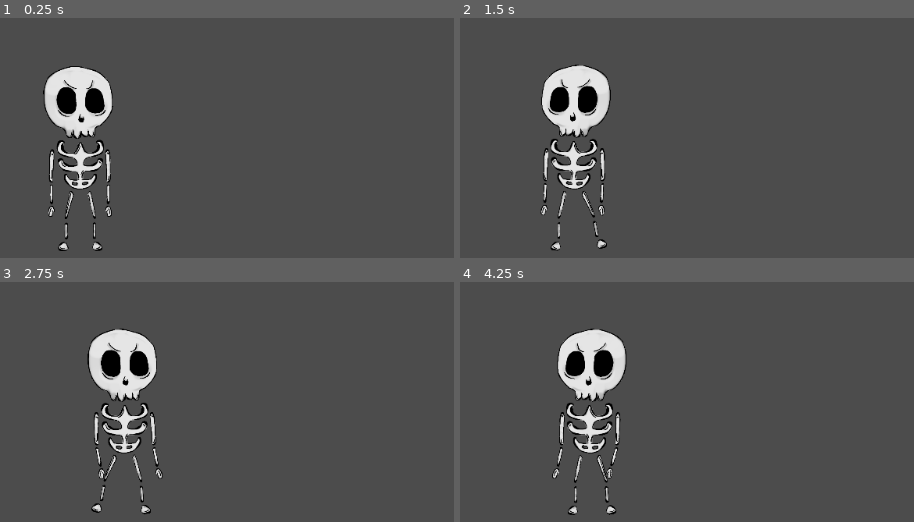
Above: before the commit, frames 1-4 (two rows, left to right).
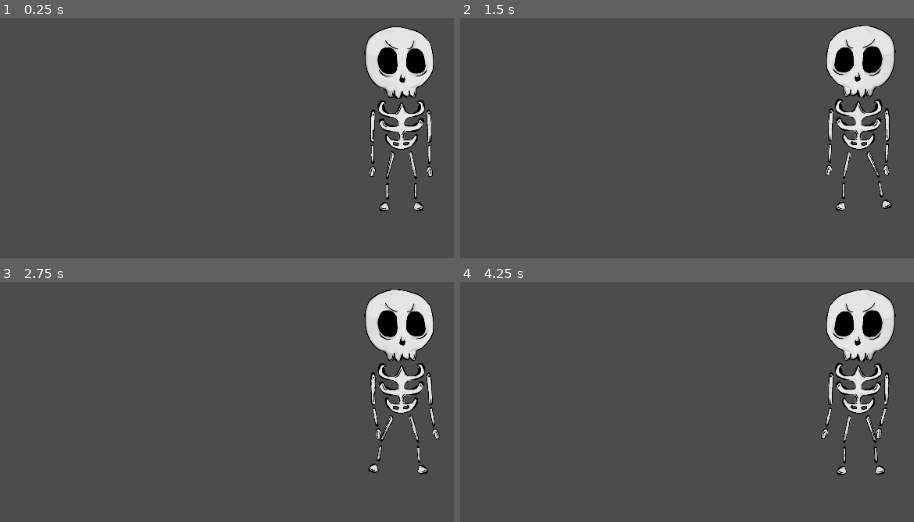
Above: after the commit, the same moments.

Repository: Saraiv/DeadTravelers
Game: Godot game, scene res://Prefabs/Nico.tscn
Same seed, same stepped clock (60 frames per second), same inputs: the game is played once before the commit and once after it.
Inputs:
- Up to frame 1 (0.25 s): no input
- Up to frame 2 (1.5 s): hold Right (ui_right) 0.53-1.28 s; hold Left (ui_left) from 1.28 s (still down)
- Up to frame 3 (2.75 s): release Left (ui_left) at 2.03 s; hold Right (ui_right) from 2.03 s (still down)
- Up to frame 4 (4.25 s): release Right (ui_right) at 3.53 s; hold Left (ui_left) from 3.53 s (still down)

The runs differ from the first frame. In frame 1, 11% of the frame differs, in the area x 9-96%, y 3-98%; in frame 2, 11%; in frame 3, 11%, in the area x 19-97%, y 2-97%; in frame 4, 11%.

Commit message:
Celinhos

Diff:
--- a/Prefabs/Nico.tscn
+++ b/Prefabs/Nico.tscn
@@ -1138,7 +1138,7 @@
 [sub_resource type="AnimationNodeStateMachinePlayback" id=7]
 
 [node name="Nico" type="KinematicBody2D"]
-position = Vector2( 102, 466 )
+position = Vector2( 514, 417 )
 script = ExtResource( 2 )
 
 [node name="Polygons" type="Node2D" parent="."]
@@ -1297,3 +1297,7 @@
 parameters/playback = SubResource( 7 )
 parameters/Idle/blend_position = 0
 parameters/Walking/blend_position = 0
+
+[node name="Camera" type="Camera2D" parent="."]
+position = Vector2( -1, -115 )
+current = true
--- /dev/null
+++ b/Scenes/World.tscn
@@ -0,0 +1,3 @@
+[gd_scene format=2]
+
+[node name="World" type="Node2D"]
Not shown, changed: Sketch.kra
Not shown, changed: Sketch.kra~
